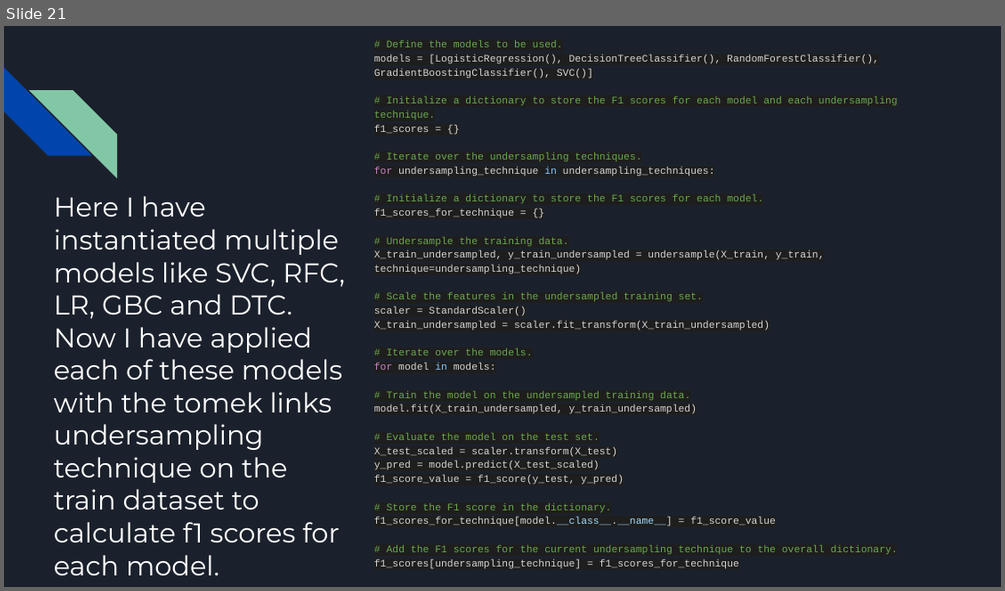
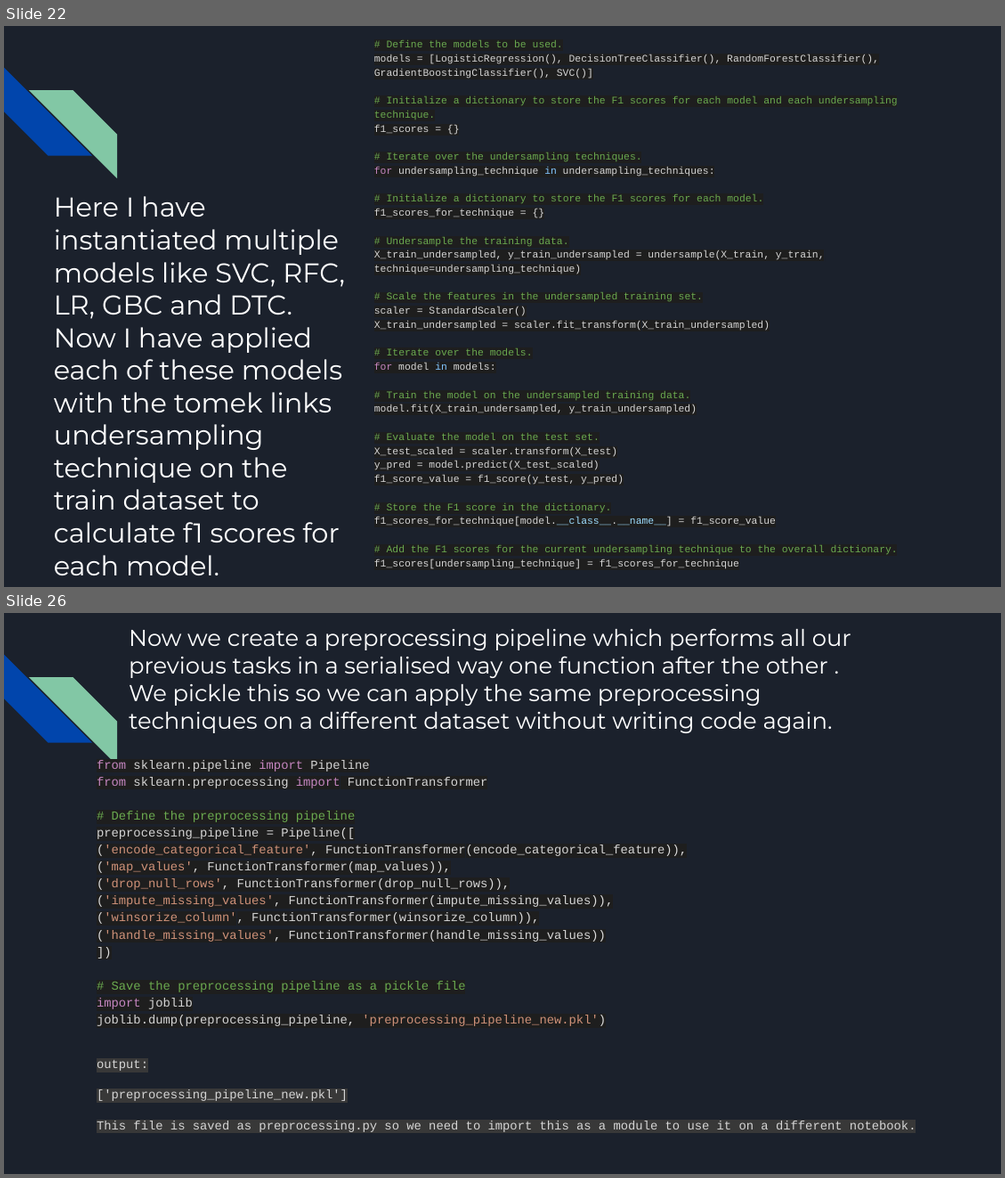
Before and after one commit to TheRocker1212/Hackathon_KH, a slide deck: Loan Repayment Assessment in Banking.pptx. Shown one above the other, each under a label of ours: slide 21 before the commit, slides 22 and 26 after it; the slides between them are not shown. The pictures are 1005x591 and 1005x1178 pixels, drawn with LibreOffice and Linux fonts; fonts in the diff are those of the drawing. Boxes give left, top, right and bottom in pixels: in the first picture for what was removed or moved away, otherwise in the second. Text is boxed around its words. In the diff, an @@ line names an element or a change of style, - is before the commit and + after.

```diff
--- a/Loan Repayment Assessment in Banking.pptx
+++ b/Loan Repayment Assessment in Banking.pptx
@@ slide 26 added at <box>4,613,1001,1174</box>, background #1B212C; not listed: 2 template elements that a slide beside it also shows @@
@@ title added at <box>129,628,851,733</box>, 16.6 pt, text #FFFFFF @@
+Now we create a preprocessing pipeline which performs all our previous tasks in a serialised way one function after the other . We pickle this so we can apply the same preprocessing techniques on a different dataset without writing code again.
@@ text added at <box>97,760,916,1132</box>, 8.9 pt, text #D4D4D4 @@
+from sklearn.pipeline import Pipeline
+from sklearn.preprocessing import FunctionTransformer
+# Define the preprocessing pipeline
+preprocessing_pipeline = Pipeline([
+('encode_categorical_feature', FunctionTransformer(encode_categorical_feature)),
+('map_values', FunctionTransformer(map_values)),
+('drop_null_rows', FunctionTransformer(drop_null_rows)),
+('impute_missing_values', FunctionTransformer(impute_missing_values)),
+('winsorize_column', FunctionTransformer(winsorize_column)),
+('handle_missing_values', FunctionTransformer(handle_missing_values))
+])
+# Save the preprocessing pipeline as a pickle file
+import joblib
+joblib.dump(preprocessing_pipeline, 'preprocessing_pipeline_new.pkl')
+output:
+['preprocessing_pipeline_new.pkl']
+This file is saved as preprocessing.py so we need to import this as a module to use it on a different notebook.
@@ what was slide 21 is now slide 22 @@
```
Also in this commit, not shown: 1 slide changed, 8 other slides added, 3 slides removed.
